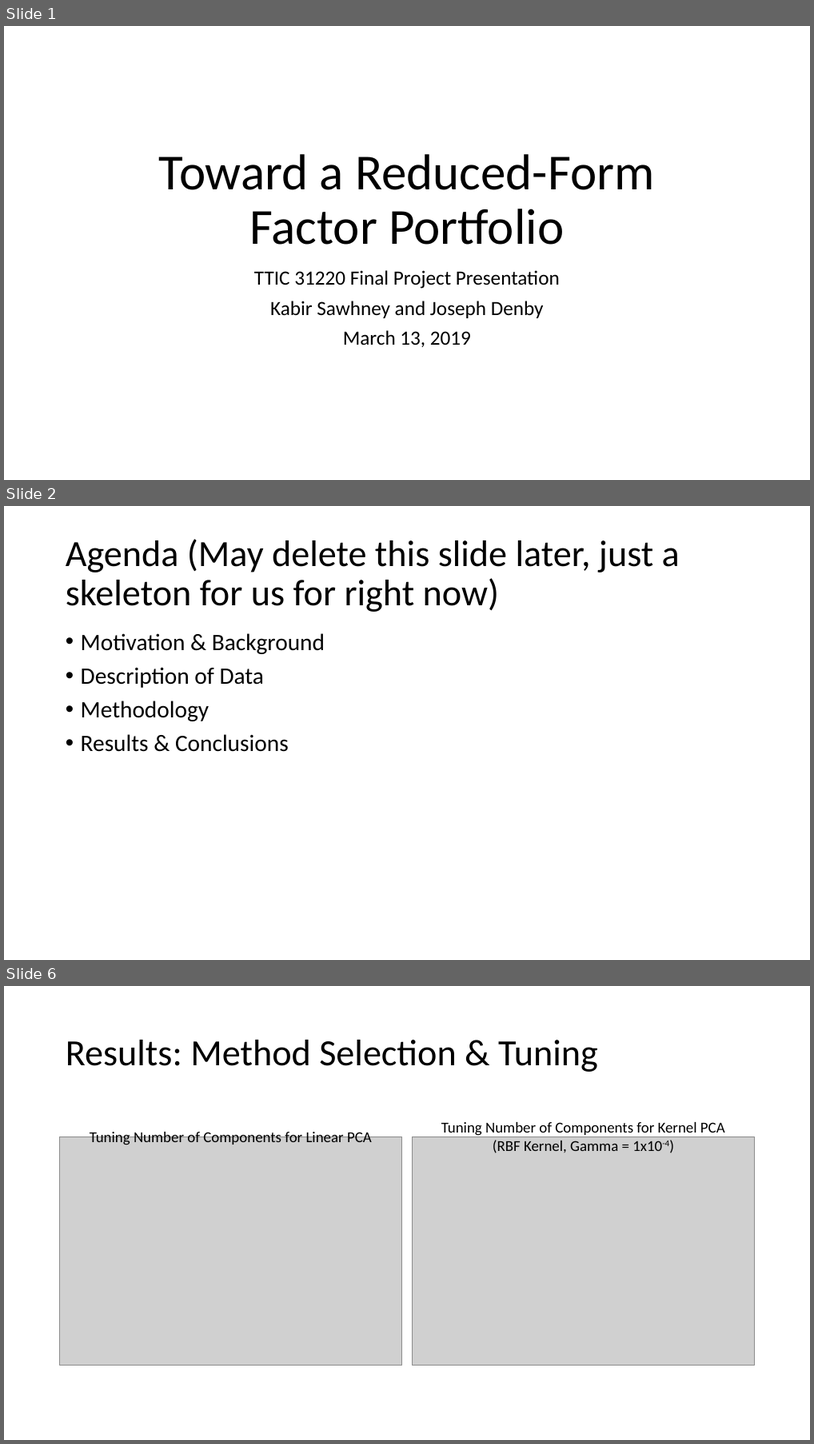
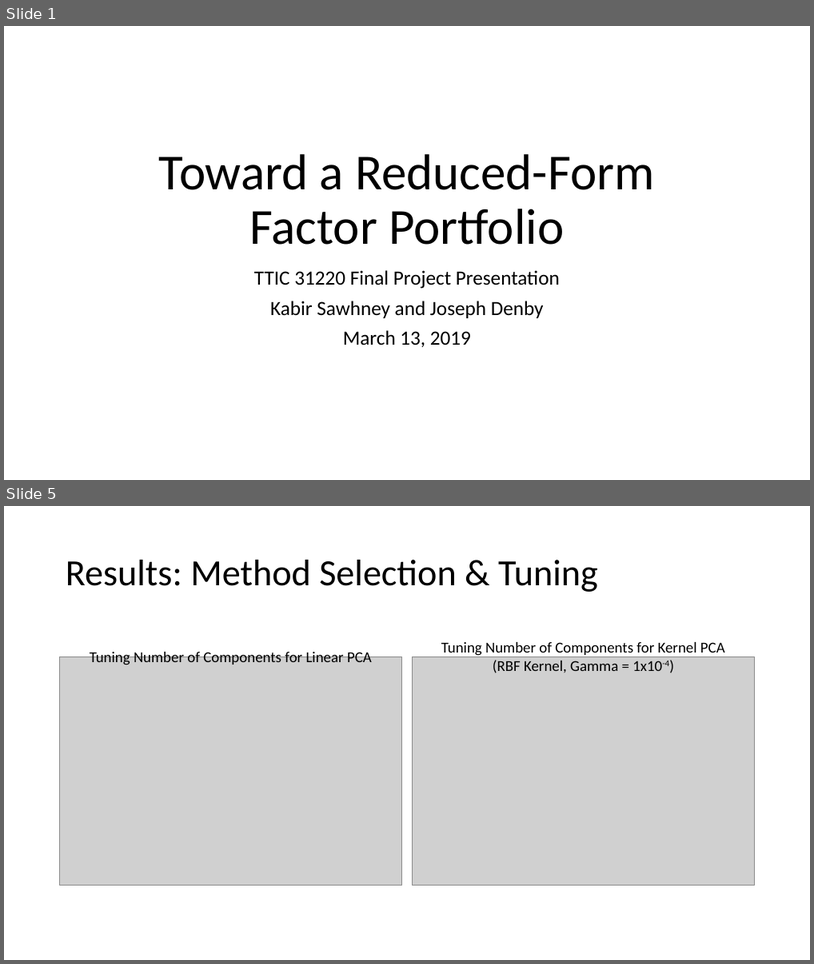
Before and after one commit to jgdenby/PortfolioFactorAnalysis, a slide deck: Final Presentation_DRAFT.pptx. Shown one above the other, each under a label of ours: slides 1, 2 and 6 before the commit, slides 1 and 5 after it; the slides between them are not shown. The pictures are 814x1444 and 814x964 pixels, drawn with LibreOffice and Linux fonts; fonts in the diff are those of the drawing; grey boxes stand for pictures. Boxes give left, top, right and bottom in pixels: in the first picture for what was removed or moved away, otherwise in the second. Text is boxed around its words. In the diff, an @@ line names an element or a change of style, - is before the commit and + after.

Commit message:
changes to presentation slides
Cleaned up text in intro sections and added tuning charts

```diff
--- a/Final Presentation_DRAFT.pptx
+++ b/Final Presentation_DRAFT.pptx
@@ slide 2 removed at (x1=4, y1=506, x2=810, y2=960), background #FFFFFF @@
@@ title removed at (x1=66, y1=539, x2=680, y2=612) @@
-Agenda (May delete this slide later, just a skeleton for us for right now)
@@ text removed at (x1=81, y1=633, x2=325, y2=752) @@
-• Motivation & Background
-• Description of Data
-• Methodology
-• Results & Conclusions
@@ what was slide 6 is now slide 5 @@
```
Also in this commit, not shown: 4 slides changed, 1 slide added.
